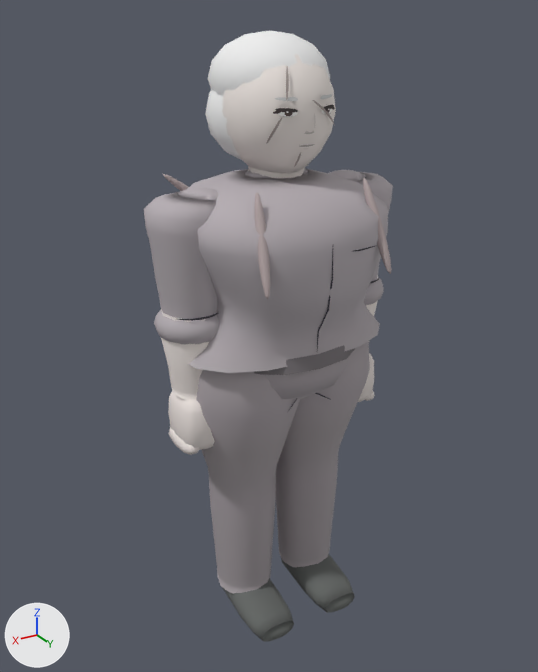
One commit to the glTF model assets/models/komodo_a.glb: the scene before it, then after it.
One viewpoint serves both versions: a camera (50 mm lens) standing at (1.173, 1.913, 1.945) and looking at (0.01, -0.025, 0.976). Arrows for +X, +Y and +Z are at lower left; the lights stay in place. The first picture is the older version. Vertices at exactly the same position are counted once.

In view in the first picture: 'Body'.
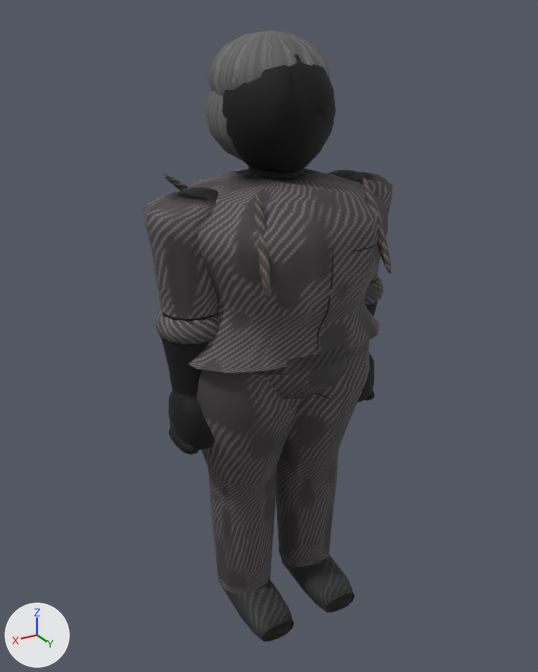
Location of each change, [x1, y1, x2, y2] in pixels of the pictures (538 x 672 px):
'Body', surface changed (grey to black)
    both: [144, 30, 393, 642]

What changed in the scene script:
```text
Add img_albedo:
    img_albedo = load_image('_albedo', '_unpacked/_albedo', 512, 512, 'sRGB')
Change mat_material_0:
    add n3 = _N.new('ShaderNodeMix'); n3.name = 'Mix'
    add n3.data_type = 'RGBA'
    add n3.blend_type = 'MULTIPLY'
    add n3.inputs[0].default_value = 1.0  # 'Factor'
    add n4 = _N.new('ShaderNodeTexImage'); n4.name = 'Image Texture'
    add n4.image = img_albedo
    where n2 = _N.new('ShaderNodeVertexColor'); n2.name = 'Color Attribute'
    where n0 = _N.new('ShaderNodeBsdfPrincipled'); n0.name = 'Principled BSDF'
    remove _L.new(n2.outputs[0], n0.inputs[0])  # 'Color' to 'Base Color'
    add _L.new(n3.outputs[2], n0.inputs[0])  # 'Result' to 'Base Color'
    add _L.new(n2.outputs[0], n3.inputs[7])  # 'Color' to 'B'
    add _L.new(n4.outputs[0], n3.inputs[6])  # 'Color' to 'A'
Change me_mesh_0:
    where me_mesh_0.from_pydata(...)  # 4064 vertices, 7356 faces; spans x -0.42..0.42, y -0.3..0.31, z -0.04..1.91
    used by ob_body; location = (0.0, 0.0, 0.0)
    me_mesh_0 part 1: texture (UV) coordinates changed
```
